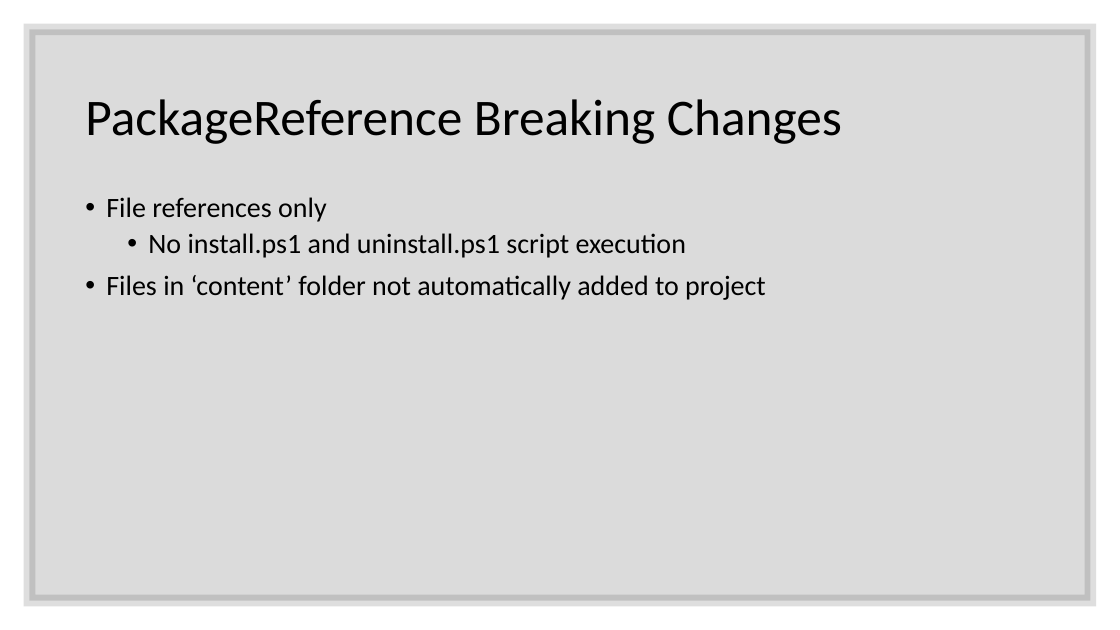
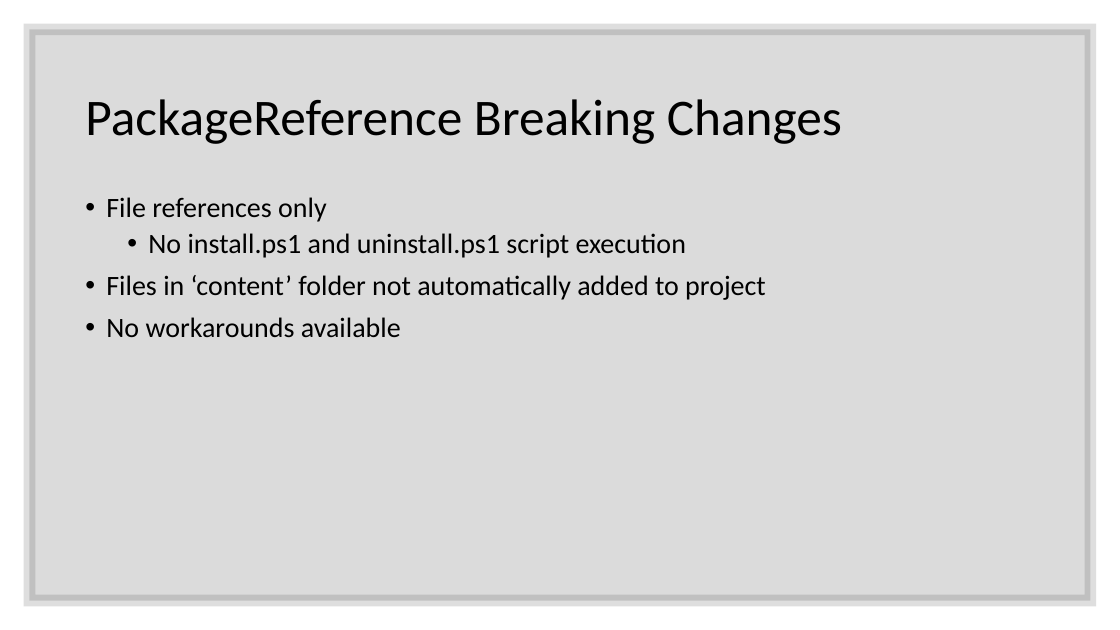
Before and after one commit to ProgrammerAL/Presentations-2019, a slide deck: slide 10 of 01-10 - ONETUG - Working with NuGet Packages/Presentation.pptx (slide 8 before the commit). Drawn at 1120x630 pixels with LibreOffice and Linux fonts; fonts in the diff are those of the drawing. Boxes give left, top, right and bottom in pixels: in the first picture for what was removed or moved away, otherwise in the second. Text is boxed around its words. In the diff, an @@ line names an element or a change of style, - is before the commit and + after.

```diff
--- a/01-10 - ONETUG - Working with NuGet Packages/Presentation.pptx
+++ b/01-10 - ONETUG - Working with NuGet Packages/Presentation.pptx
@@ text at (x1=106, y1=317, x2=401, y2=337): paragraph added @@
+• No workarounds available
```
Also in this commit, not shown: 9 other slides changed, 9 slides added, 3 slides removed.
